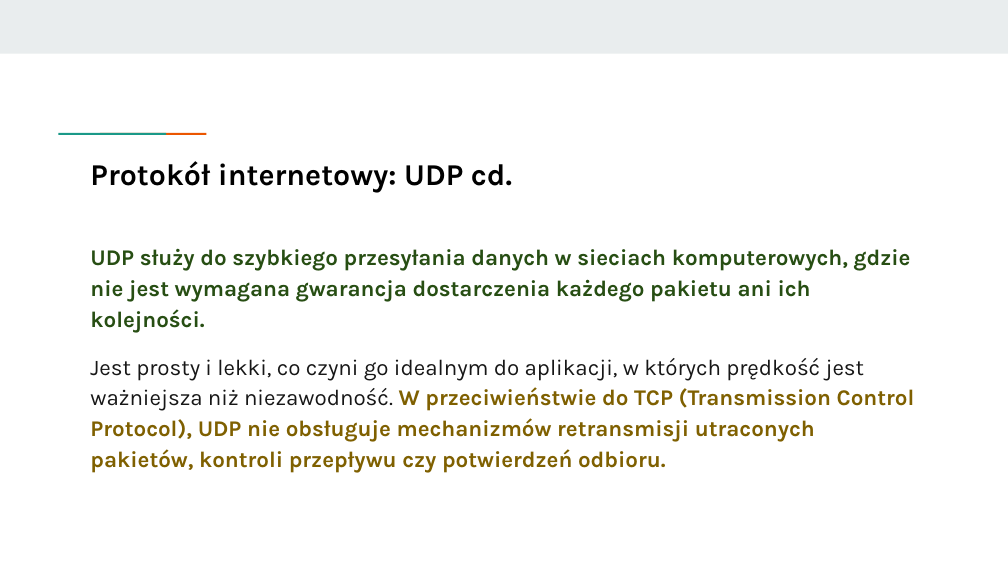
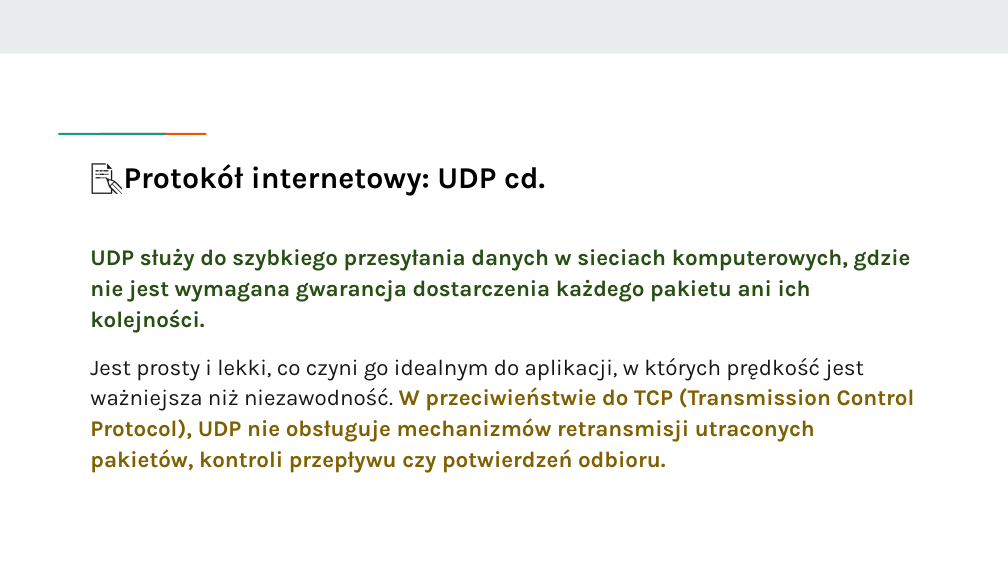
Before and after one commit to KasiaKasia/PRZEDMIOTY, a slide deck: slide 91 of ZASTOSOWANIE_INFORMATYKI/1A-gr_2/Zastosowanie informatyki - 1A gr. 2.pptx. Drawn at 1008x567 pixels with LibreOffice and Linux fonts; fonts in the diff are those of the drawing. Boxes give left, top, right and bottom in pixels: in the first picture for what was removed or moved away, otherwise in the second. Text is boxed around its words. In the diff, an @@ line names an element or a change of style, - is before the commit and + after.

```diff
--- a/ZASTOSOWANIE_INFORMATYKI/1A-gr_2/Zastosowanie informatyki - 1A gr. 2.pptx
+++ b/ZASTOSOWANIE_INFORMATYKI/1A-gr_2/Zastosowanie informatyki - 1A gr. 2.pptx
@@ title at bbox=[124, 164, 545, 195]: text changed @@
-Protokół internetowy: UDP cd.
+📝Protokół internetowy: UDP cd.
```
Also in this commit, not shown: 14 other slides changed, 3 other files.
